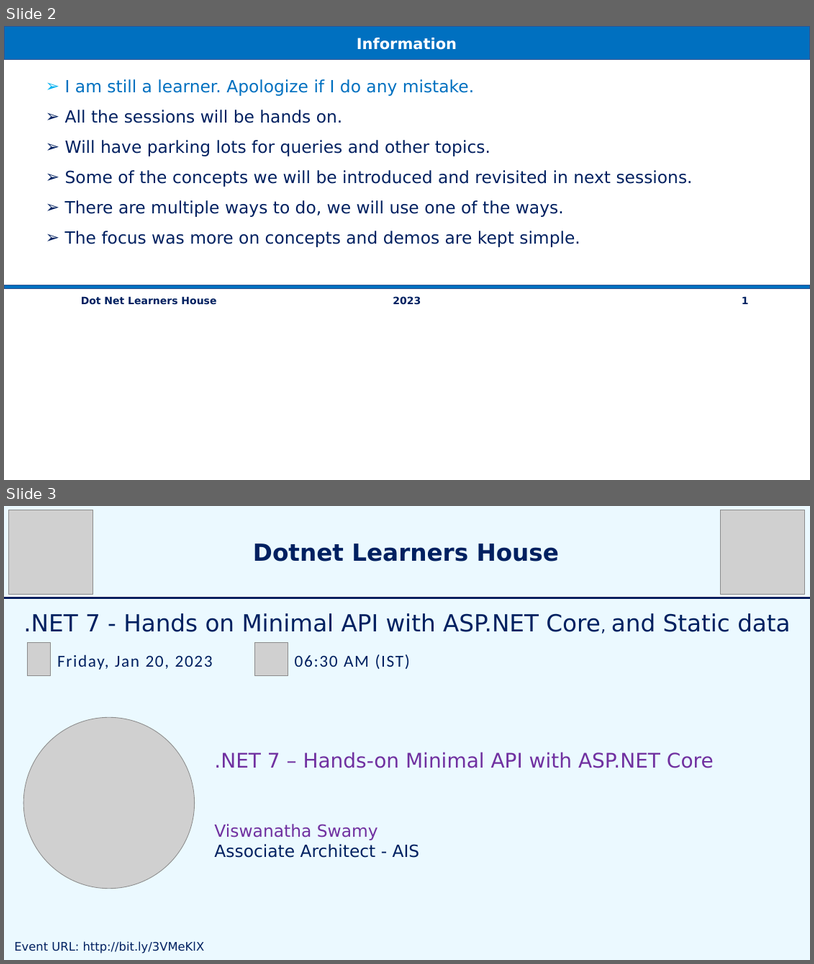
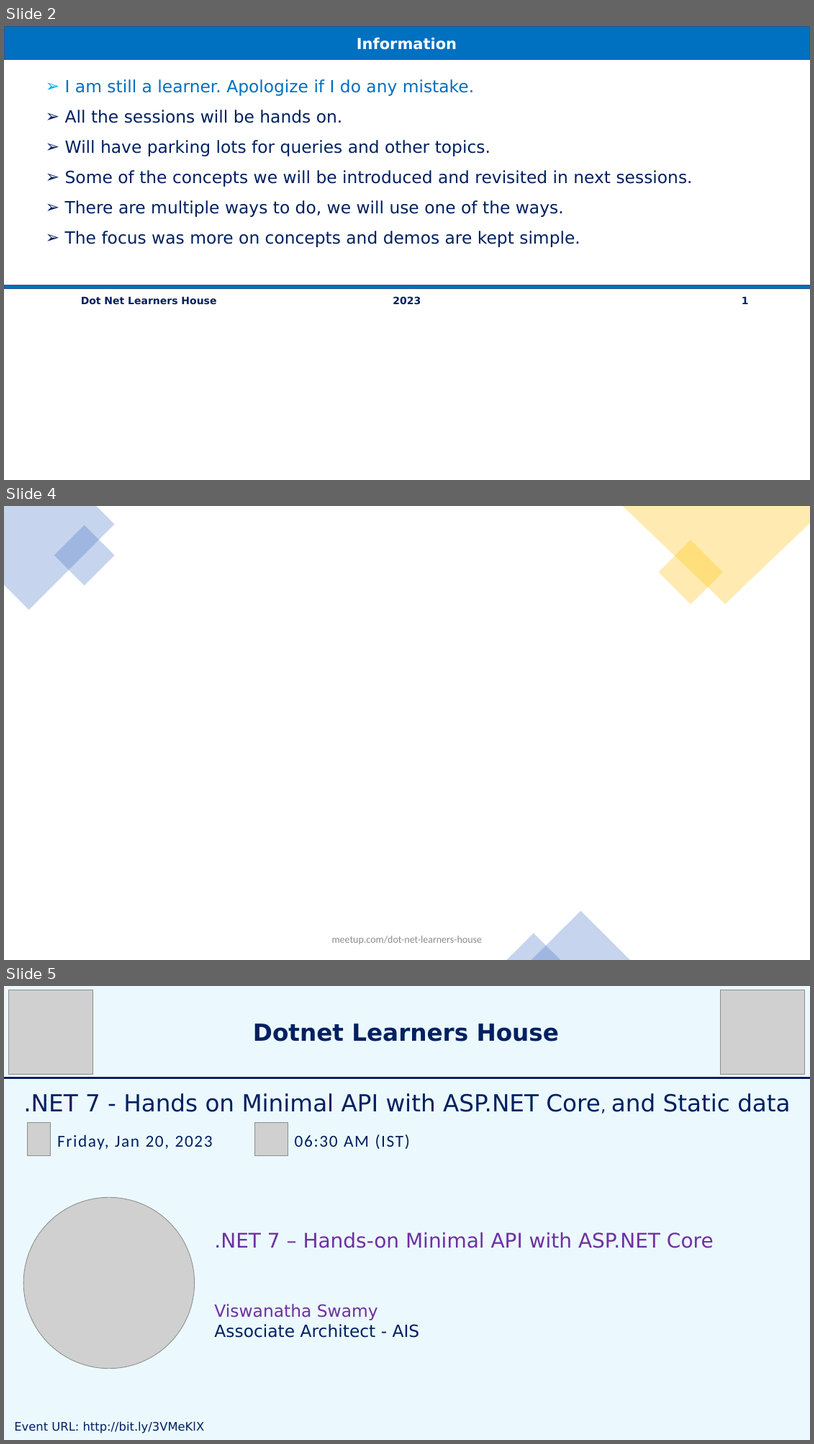
Before and after one commit to vishipayyallore/speaker-series-2023, a slide deck: TechTalk.pptx. Shown one above the other, each under a label of ours: slides 2 and 3 before the commit, slides 2, 4 and 5 after it; the slides between them are not shown. The pictures are 814x964 and 814x1444 pixels, drawn with LibreOffice and Linux fonts; fonts in the diff are those of the drawing; grey boxes stand for pictures; background and template pictures are left out. Boxes give left, top, right and bottom in pixels: in the first picture for what was removed or moved away, otherwise in the second. Text is boxed around its words. In the diff, an @@ line names an element or a change of style, - is before the commit and + after.

```diff
--- a/TechTalk.pptx
+++ b/TechTalk.pptx
@@ slide 4 added at [4,506,810,960], background picture (left out) @@
@@ freeform shape added at [4,506,115,610], fill #4472C4 at 30% opacity @@
@@ rectangle added at [54,525,115,586], fill #4472C4 at 30% opacity @@
@@ freeform shape added at [623,506,810,604], fill #FFC000 at 30% opacity @@
@@ rectangle added at [658,540,723,605], fill #FFC000 at 30% opacity @@
@@ triangle added at [532,911,630,960], fill #4472C4 at 30% opacity @@
@@ text added at [332,935,482,944], 12 pt, text #8C8C8C @@
+meetup.com/dot-net-learners-house
@@ triangle added at [507,933,561,960], fill #4472C4 at 30% opacity @@
@@ what was slide 3 is now slide 5 @@
```
Also in this commit, not shown: 1 other slide added, 8 other files.
